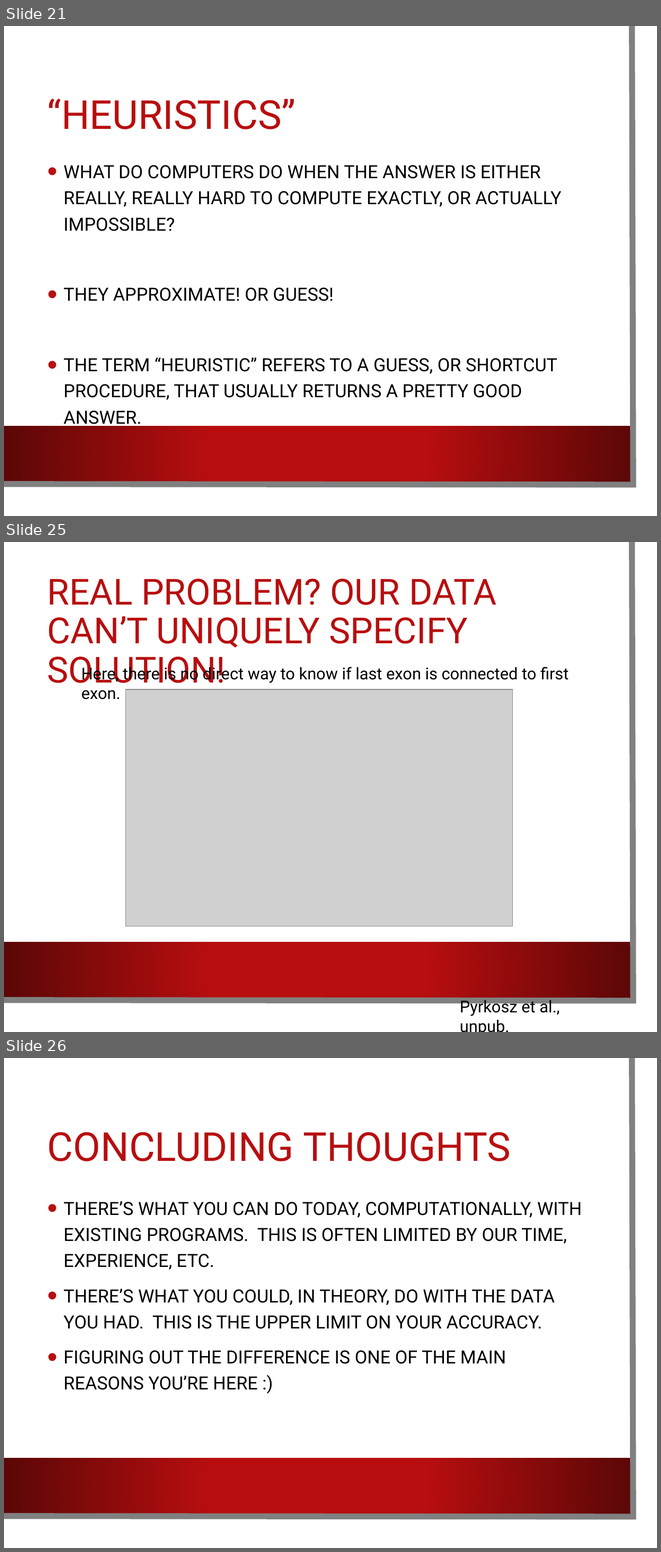
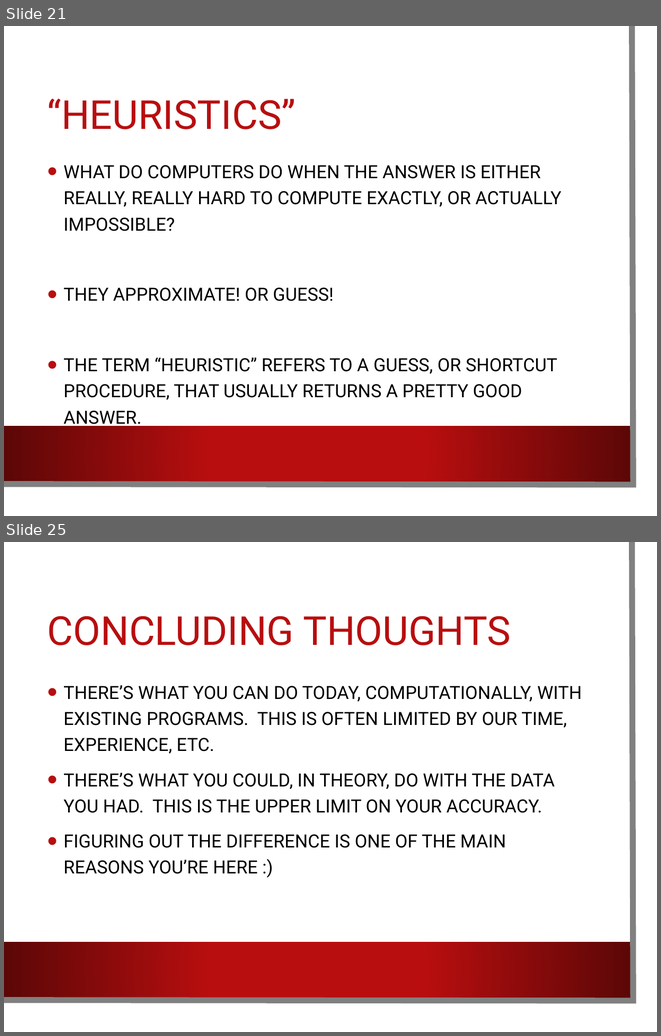
Before and after one commit to ngs-docs/angus, a slide deck: _static/2016-lecture1-welcome.pptx. Shown one above the other, each under a label of ours: slides 21, 25 and 26 before the commit, slides 21 and 25 after it; the slides between them are not shown. The pictures are 661x1552 and 661x1036 pixels, drawn with LibreOffice and Linux fonts; fonts in the diff are those of the drawing; grey boxes stand for pictures; background and template pictures are left out. Boxes give left, top, right and bottom in pixels: in the first picture for what was removed or moved away, otherwise in the second. Text is boxed around its words. In the diff, an @@ line names an element or a change of style, - is before the commit and + after.

```diff
--- a/_static/2016-lecture1-welcome.pptx
+++ b/_static/2016-lecture1-welcome.pptx
@@ slide 25 removed at <box>4,542,657,1032</box>, background picture (left out); not listed: 3 template elements that a slide beside it also shows @@
@@ title removed at <box>47,579,497,691</box> @@
-REAL PROBLEM? OUR DATA CAN’T UNIQUELY SPECIFY SOLUTION!
@@ text removed at <box>81,664,568,684</box> @@
-Here, there is no direct way to know if last exon is connected to first exon.
@@ picture removed at <box>125,689,513,926</box> @@
@@ text removed at <box>460,997,559,1016</box> @@
-Pyrkosz et al., unpub.
@@ what was slide 26 is now slide 25 @@
```
Also in this commit, not shown: 3 slides changed, 2 slides added, 2 other slides removed, 10 other files.
